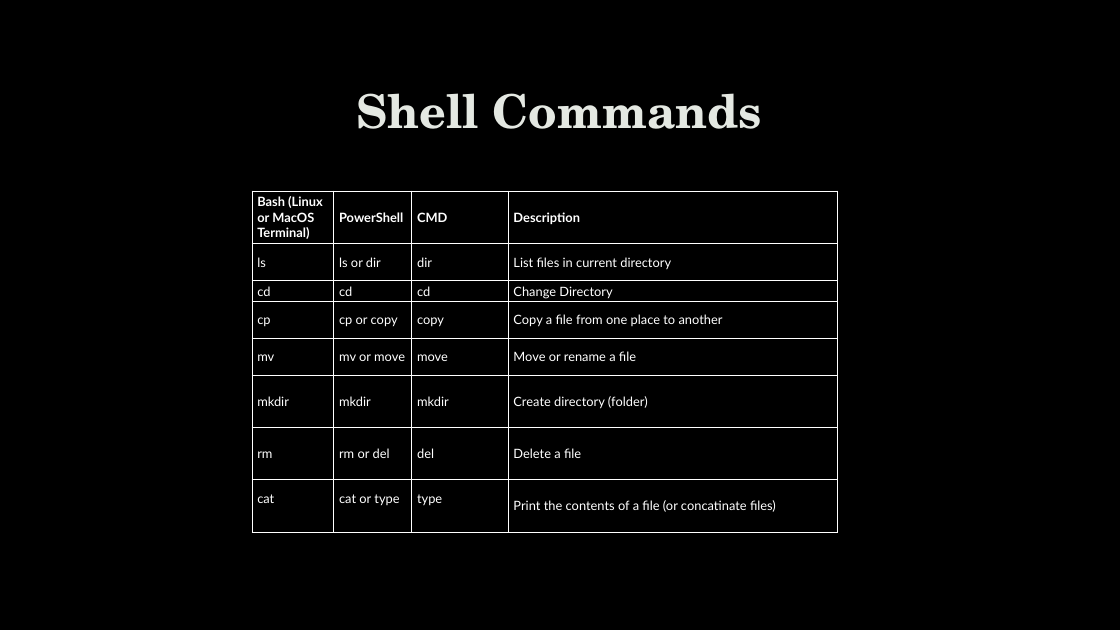
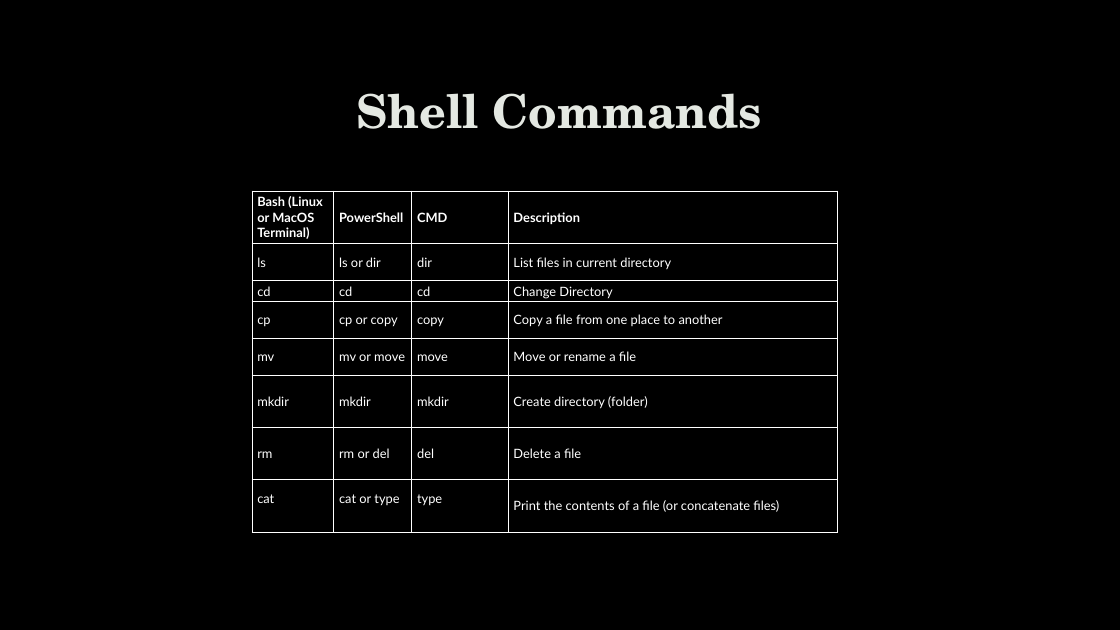
Before and after one commit to robert-mcknight/citx1003, a slide deck: slide 13 of cits1003-lecture_slides/CITS1003-3 Computers and Architecture.pptx. Drawn at 1120x630 pixels with LibreOffice and Linux fonts; fonts in the diff are those of the drawing; background and template pictures are left out. Boxes give left, top, right and bottom in pixels: in the first picture for what was removed or moved away, otherwise in the second. Text is boxed around its words. In the diff, an @@ line names an element or a change of style, - is before the commit and + after.

```diff
--- a/cits1003-lecture_slides/CITS1003-3 Computers and Architecture.pptx
+++ b/cits1003-lecture_slides/CITS1003-3 Computers and Architecture.pptx
@@ table at (252,191,838,532) @@
-row 8, column 4: Print the contents of a file (or concatinate files)
+row 8, column 4: Print the contents of a file (or concatenate files)
```
Also in this commit, not shown: 7 other files.
